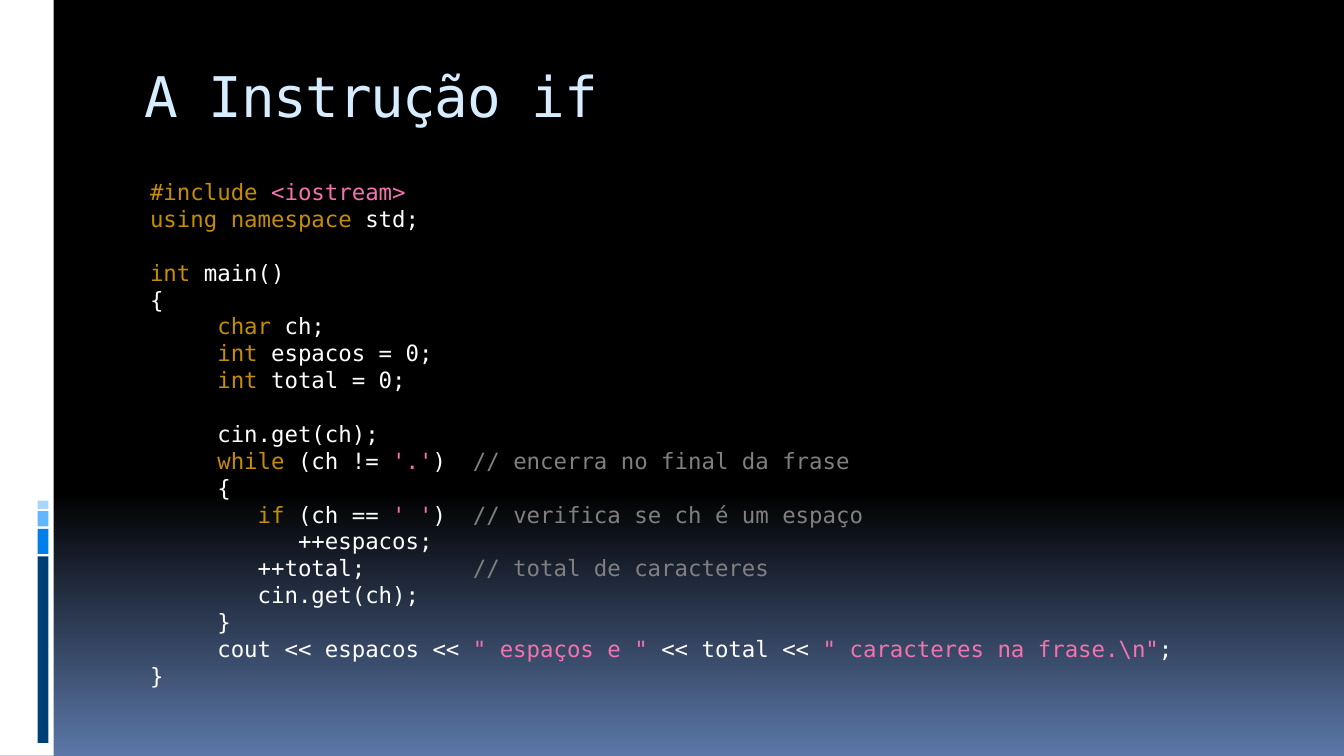
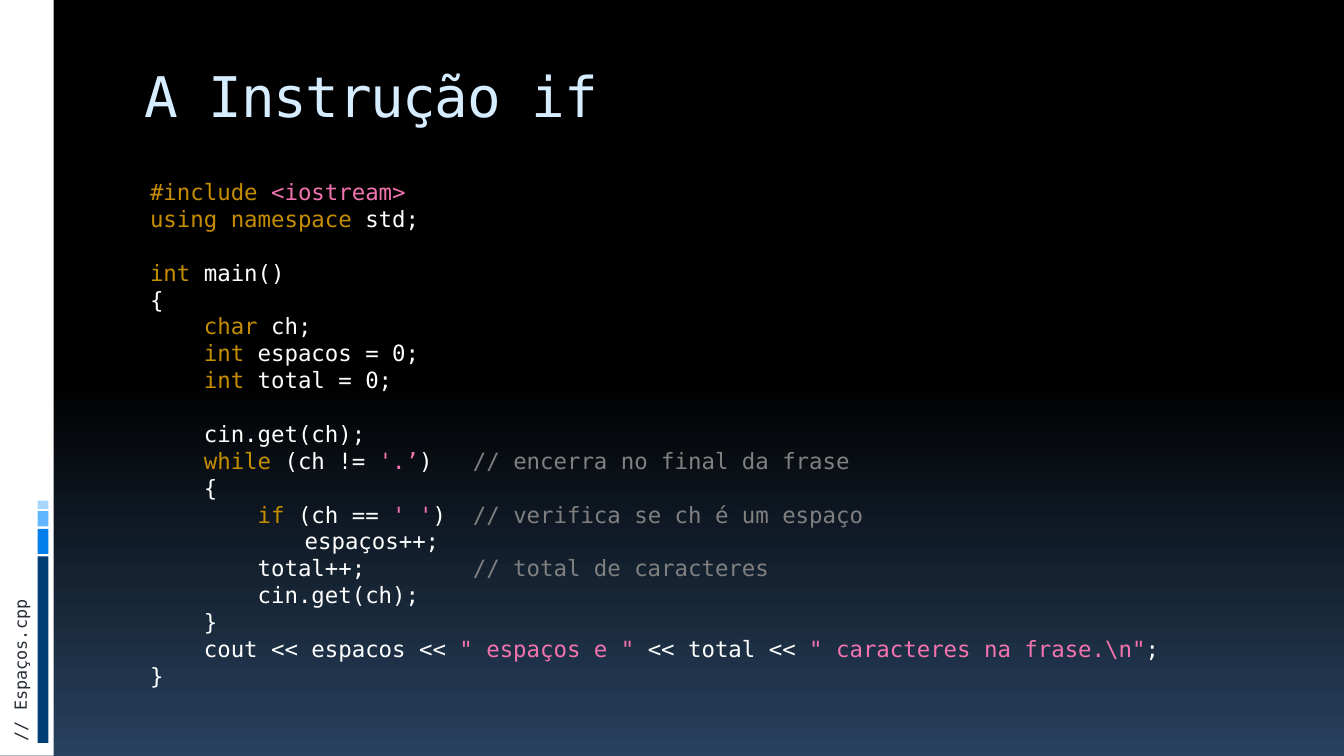
Before and after one commit to JudsonSS/ProgComp, a slide deck: slide 8 of Slides/20. Instrução de Desvio If.pptx. Drawn at 1344x756 pixels with LibreOffice and Linux fonts; fonts in the diff are those of the drawing. Boxes give left, top, right and bottom in pixels: in the first picture for what was removed or moved away, otherwise in the second. Text is boxed around its words. In the diff, an @@ line names an element or a change of style, - is before the commit and + after.

```diff
--- a/Slides/20. Instrução de Desvio If.pptx
+++ b/Slides/20. Instrução de Desvio If.pptx
@@ background gradient #000000 to #5B77A8 to gradient #000000 to #28415E @@
@@ text at (204, 452, 849, 472): text changed @@
-while (ch != '.') // encerra no final da frase
+while (ch != '.’) // encerra no final da frase
@@ text at (258, 536, 769, 579): text changed @@
-++espacos;
-++total; // total de caracteres
+espaços++;
+total++; // total de caracteres
@@ text added at (11, 611, 31, 708), 12 pt, text #272D38 @@
+// Espaços.cpp
```
Also in this commit, not shown: 20 other slides changed, 4 other files.
